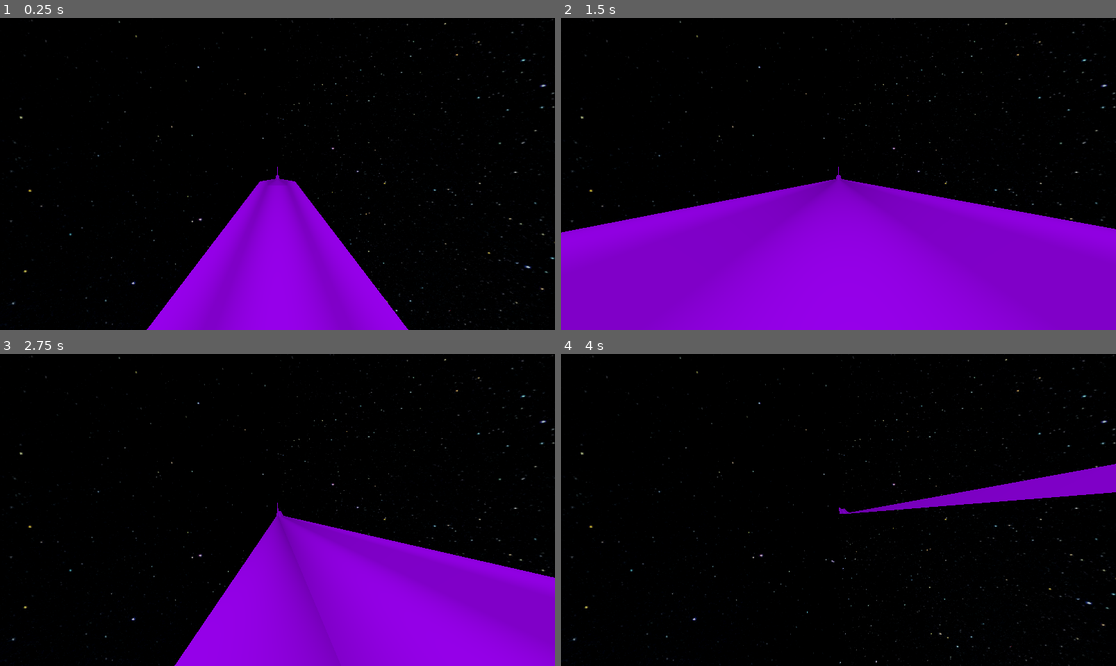
Above: before the commit, frames 1-4 (two rows, left to right).
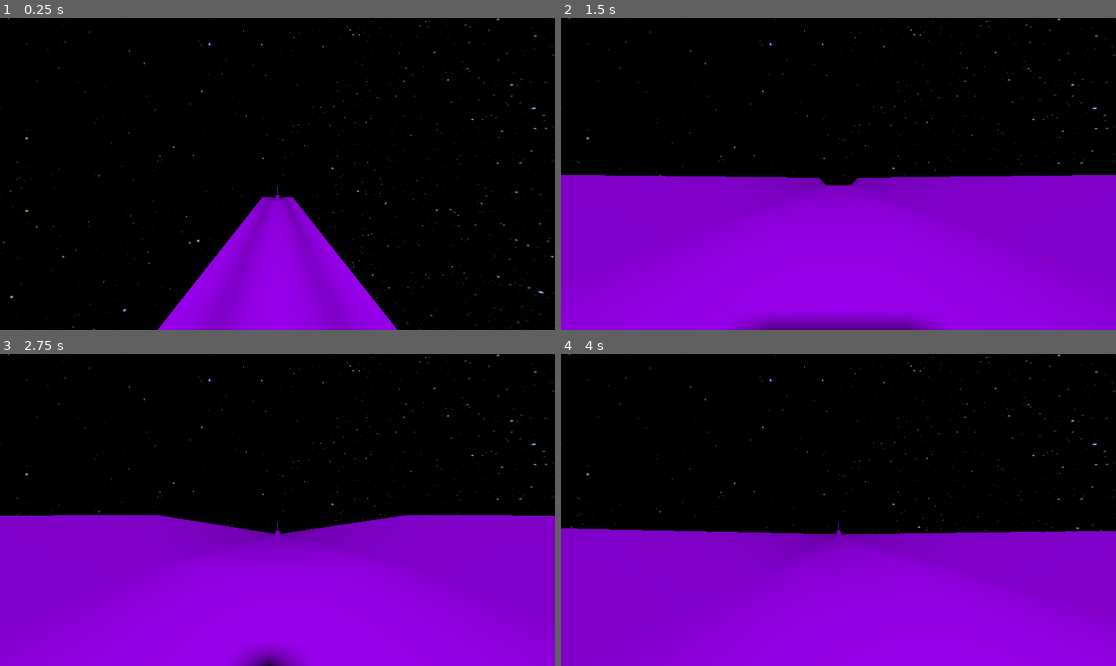
Above: after the commit, the same moments.

Repository: ArijaK/luge_vr
Game: Godot game, scene res://main.tscn
The game is run twice, just before and just after one commit, with the same random seed, the same clock (stepped at 60 frames per second) and the same inputs.
Inputs:
- Up to frame 1 (0.25 s): no input
- Up to frame 2 (1.5 s): no input
- Up to frame 3 (2.75 s): no input
- Up to frame 4 (4 s): no input

The runs differ from the first frame. In frame 1, 3.6% of the frame differs, in the area x 0-100%, y 0-100%; in frame 2, 12%; in frame 3, 27%; in frame 4, 46%.

Commit message:
Minor view improvements

Diff:
--- a/vr/camera_3d.gd
+++ b/vr/camera_3d.gd
@@ -4,5 +4,5 @@
 
 
 func _process(_delta: float) -> void:
-	global_position = follow_target.global_position
+	global_position = follow_target.global_position + Vector3(0.0, 0.0, 0.1)
 	look_at(follow_target.global_position)
--- a/vr/player.gd
+++ b/vr/player.gd
@@ -1,4 +1,4 @@
 extends RigidBody3D
 
 func _ready() -> void:
-	linear_velocity.z = -20.0
+	linear_velocity.z = -10.0
